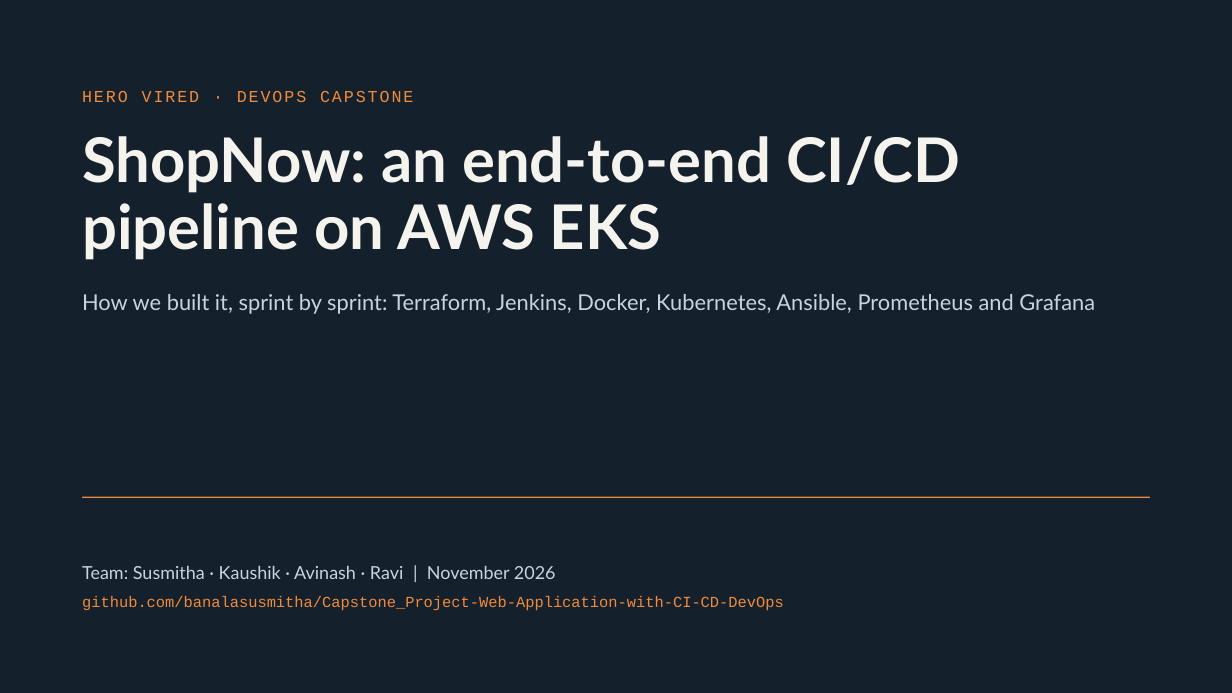
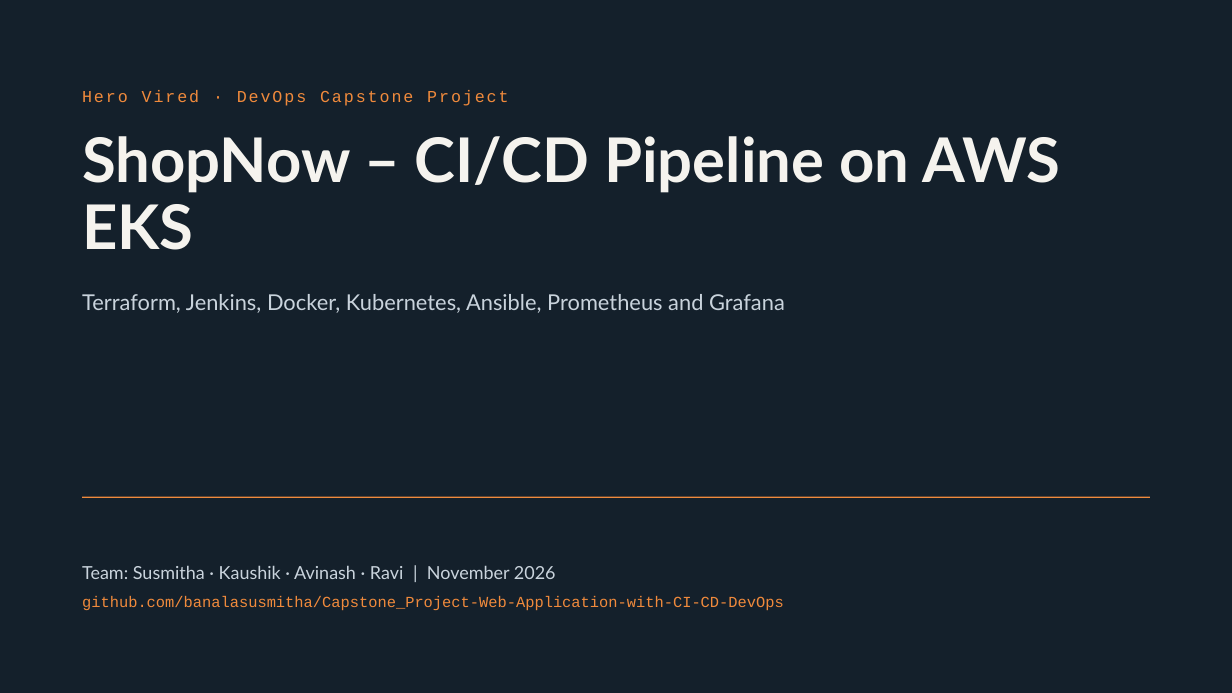
Before and after one commit to banalasusmitha/Capstone_Project-Web-Application-with-CI-CD-DevOps, a slide deck: slide 1 of final-delivery/ShopNow_DevOps_Capstone.pptx. Drawn at 1232x693 pixels with LibreOffice and Linux fonts; fonts in the diff are those of the drawing. Boxes give left, top, right and bottom in pixels: in the first picture for what was removed or moved away, otherwise in the second. Text is boxed around its words. In the diff, an @@ line names an element or a change of style, - is before the commit and + after.

```diff
--- a/final-delivery/ShopNow_DevOps_Capstone.pptx
+++ b/final-delivery/ShopNow_DevOps_Capstone.pptx
@@ text at <box>82,90,508,106</box>: text changed @@
-HERO VIRED · DEVOPS CAPSTONE
+Hero Vired · DevOps Capstone Project
@@ title at <box>82,136,1060,250</box>: text changed @@
-ShopNow: an end-to-end CI/CD pipeline on AWS EKS
+ShopNow – CI/CD Pipeline on AWS EKS
@@ text at <box>82,294,785,313</box>: text changed @@
-How we built it, sprint by sprint: Terraform, Jenkins, Docker, Kubernetes, Ansible, Prometheus and Grafana
+Terraform, Jenkins, Docker, Kubernetes, Ansible, Prometheus and Grafana
```
Also in this commit, not shown: 23 other slides changed, 11 slides added, 3 slides removed, 1 other file.
